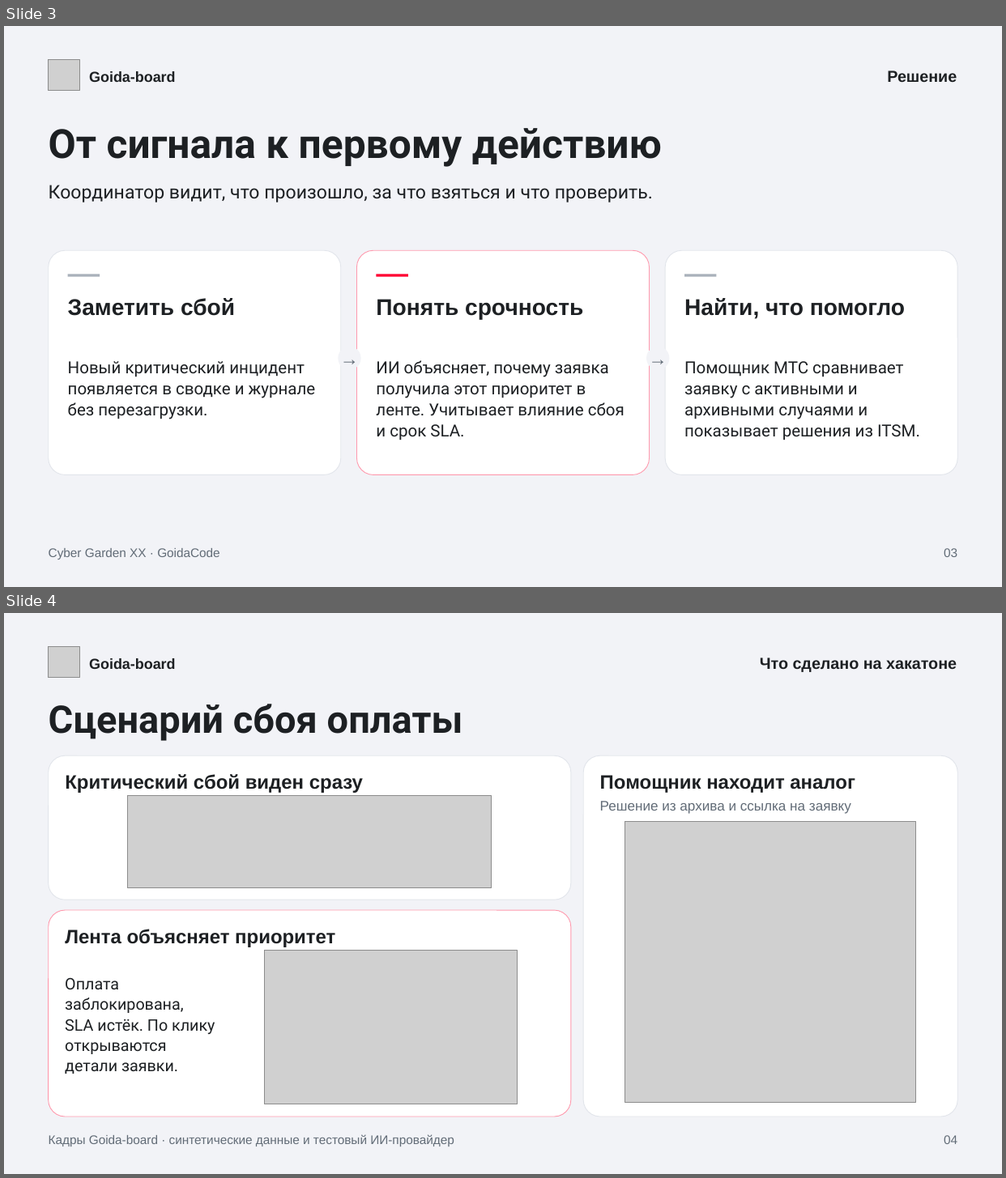
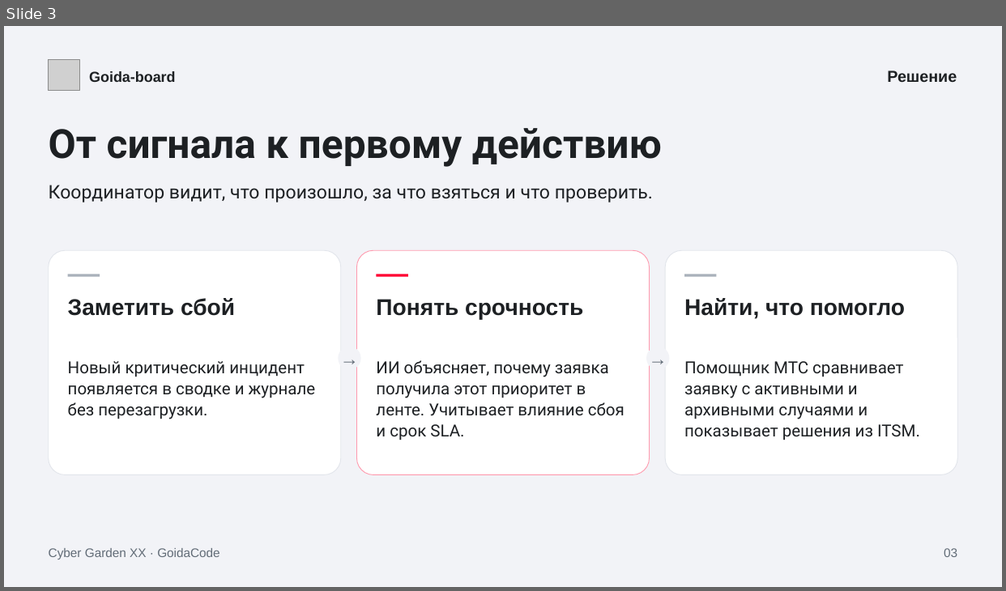
Before and after one commit to LIGI464/MTS, a slide deck: docs/hackathon/goida-board.pptx. Shown one above the other, each under a label of ours: slides 3 and 4 before the commit, slide 3 after it. The pictures are 1006x1178 and 1006x591 pixels, drawn with LibreOffice and Linux fonts; fonts in the diff are those of the drawing; grey boxes stand for pictures. Boxes give left, top, right and bottom in pixels: in the first picture for what was removed or moved away, otherwise in the second. Text is boxed around its words. In the diff, an @@ line names an element or a change of style, - is before the commit and + after.

Commit message:
docs: present Goida-board features on separate slides

```diff
--- a/docs/hackathon/goida-board.pptx
+++ b/docs/hackathon/goida-board.pptx
@@ slide 4 removed at (4,613,1002,1174), background #F2F3F7 @@
@@ picture removed at (49,646,80,678) @@
@@ text removed at (89,658,176,669) @@
-Goida-board
@@ text removed at (760,658,957,672) @@
-Что сделано на хакатоне
@@ text removed at (49,704,463,741) @@
-Сценарий сбоя оплаты
@@ rounded rectangle removed at (49,756,571,901) @@
@@ rounded rectangle removed at (583,756,957,1118) @@
@@ text removed at (65,774,363,793) @@
-Критический сбой виден сразу
@@ text removed at (600,775,855,793) @@
-Помощник находит аналог
@@ picture removed at (128,796,491,888) @@
@@ text removed at (600,801,851,814) @@
-Решение из архива и ссылка на заявку
@@ picture removed at (624,822,916,1103) @@
@@ rounded rectangle removed at (49,910,571,1117) @@
@@ text removed at (65,929,335,948) @@
-Лента объясняет приоритет
@@ picture removed at (264,950,517,1104) @@
@@ text removed at (65,977,215,1074) @@
-Оплата заблокирована, SLA истёк. По клику открываются детали заявки.
@@ text removed at (49,1135,454,1147) @@
-Кадры Goida-board · синтетические данные и тестовый ИИ-провайдер
@@ text removed at (944,1135,957,1144) @@
-04
```
Also in this commit, not shown: 2 slides changed, 4 slides added.
